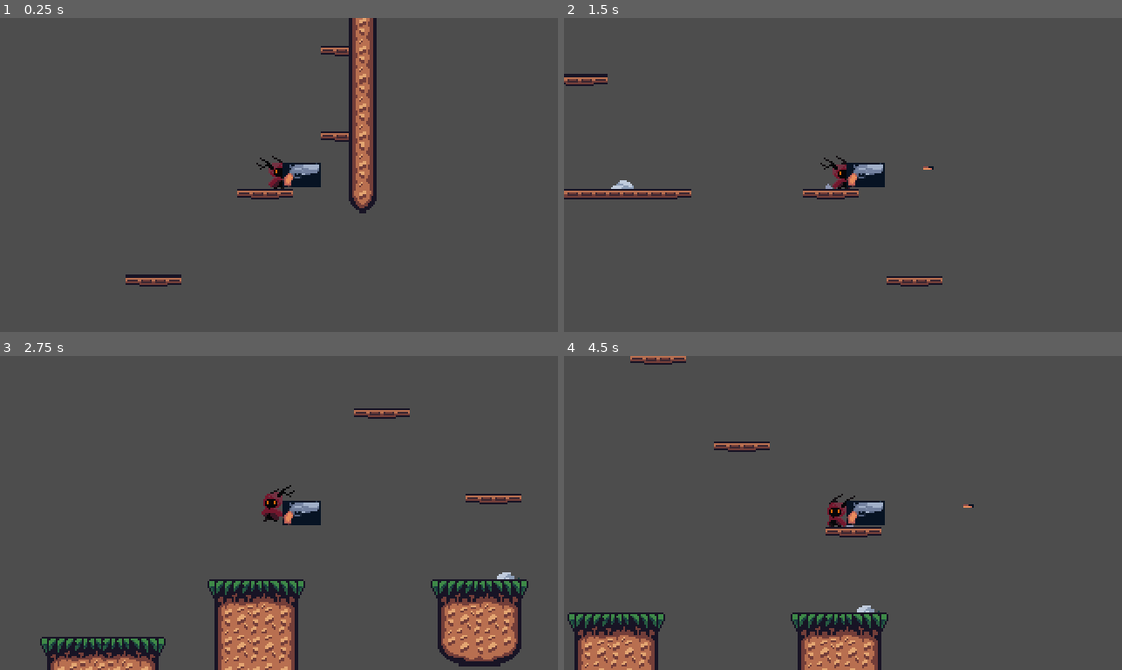
Above: before the commit, frames 1-4 (two rows, left to right).
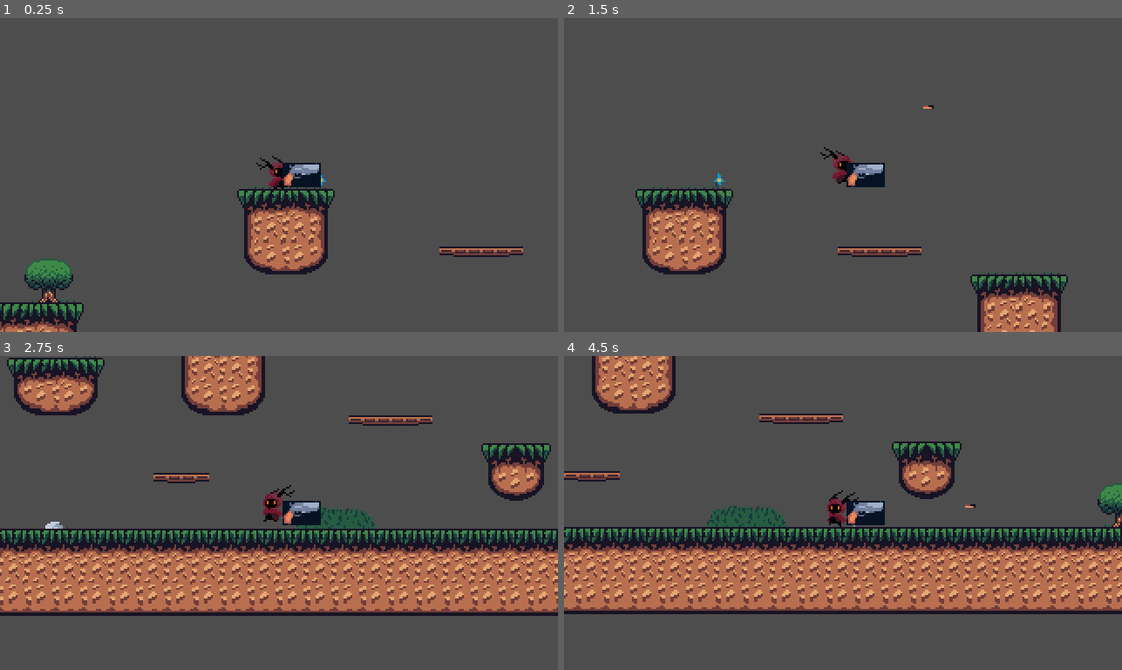
Above: after the commit, the same moments.

Repository: DVH-H/Making-Games---Semester-Project
Game: Godot game, scene res://vertical_slice/Level.tscn
Two runs of this game, one before a commit and one after it. Both use one fixed random seed, a clock stepped at 60 frames per second and the inputs below. This scene is started directly instead of the project's main scene.
Inputs (mouse positions are in pixels of both pictures, inside the frame that each line leads up to):
- Up to frame 1 (0.25 s): no input
- Up to frame 2 (1.5 s): move the mouse to (965, 159) at 0.52 s; hold D (move_right) from 0.53 s (still down); click (965, 159) at 0.6 s; tap Space (jump) at 0.77 s; move the mouse to (731, 190) at 1.27 s; click (731, 190) at 1.35 s
- Up to frame 3 (2.75 s): tap Space (jump) at 1.52 s; move the mouse to (334, 443) at 2.02 s; release D (move_right) at 2.03 s; hold A (move_left) from 2.03 s (still down); click (334, 443) at 2.1 s
- Up to frame 4 (4.5 s): move the mouse to (815, 575) at 2.77 s; release A (move_left) at 2.78 s; hold D (move_right) 2.78-4.28 s; click (815, 575) at 2.85 s; tap Space (jump) at 3.02, 3.77 s; move the mouse to (1010, 560) at 3.52 s; click (1010, 560) at 3.6 s; move the mouse to (675, 465) at 4.27 s; hold A (move_left) from 4.28 s (still down); click (675, 465) at 4.35 s

The runs differ from the first frame. In frame 1, 10% of the frame differs, in the area x 0-94%, y 0-100%; in frame 2, 9.2%; in frame 3, 43%, in the area x 0-100%, y 0-100%; in frame 4, 40%.

Commit message:
Player position update
moved player position

Diff:
--- a/vertical_slice/Level.tscn
+++ b/vertical_slice/Level.tscn
@@ -9,4 +9,4 @@
 position = Vector2(2, 21)
 
 [node name="Player" parent="." instance=ExtResource("2_chqat")]
-position = Vector2(813, -221)
+position = Vector2(185, -93)
